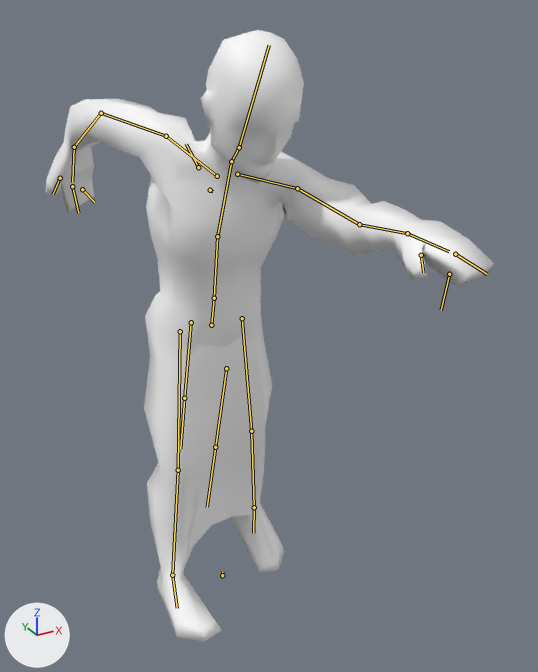
The Blender file _assets/blender/ANIM_SwimMoving.blend as it was, and as the next commit left it.
Before and after are seen from a 50 mm camera at (-45.4, -100.6, 24.6) aimed at (3.3, -11.9, -19.7). Arrows for +X, +Y and +Z are at lower left; the lights stay in place. Both versions are drawn at frame 1 of the action 'BobAction'; the numbers are the values there. The bones that bend it are drawn over the model as lines.

In view in the first picture: 'Body'.
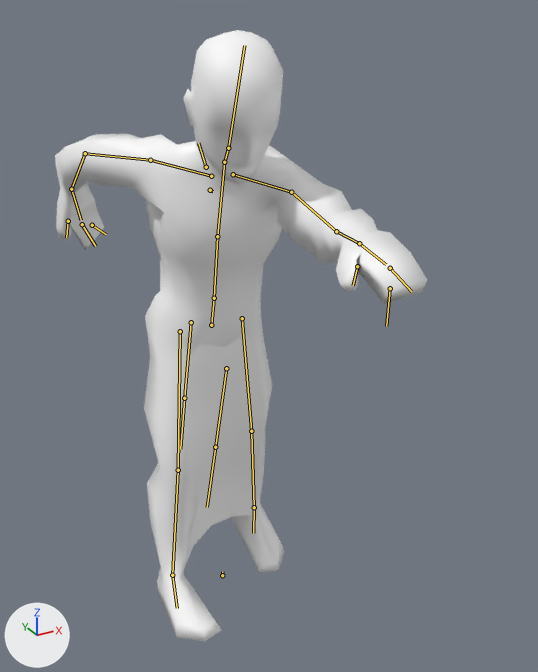
The edits, one by one:
Bone 'Bip01_Spine1' (bone_bip01_spine1) turns from (0, 0, -19) to (4, -10, -19) degrees about its own x, y and z.
Bone 'Bip01_R_Clavicle' (bone_bip01_r_clavicle) turns from (-44, -32, -5) to (-25, -5, -4) degrees about its own x, y and z.
Bone 'Bip01_R_UpperArm' (bone_bip01_r_upperarm) turns from (-49, 34, -30) to (-28, 21, -23) degrees about its own x, y and z.

Changed parts and their boxes [x1, y1, x2, y2] in the pictures (538 x 672 px):
'Body', posed (17% narrower): before [46, 30, 494, 641]; after [55, 30, 427, 641]
bone 'Bip01_Spine1', root to tip: before (217, 236) to (231, 161); after (217, 236) to (224, 162)
bone 'Bip01_R_Clavicle', root to tip: before (217, 176) to (166, 136); after (211, 176) to (150, 160)
bone 'Bip01_R_UpperArm', root to tip: before (166, 136) to (101, 113); after (150, 160) to (85, 153)
